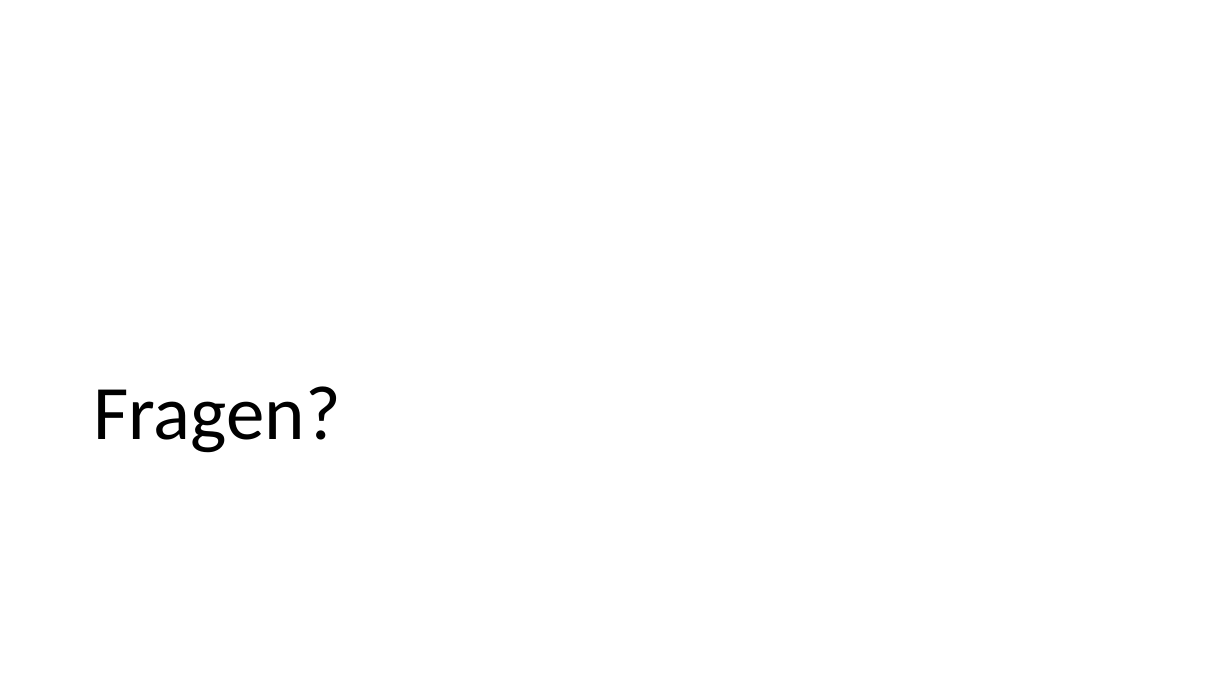
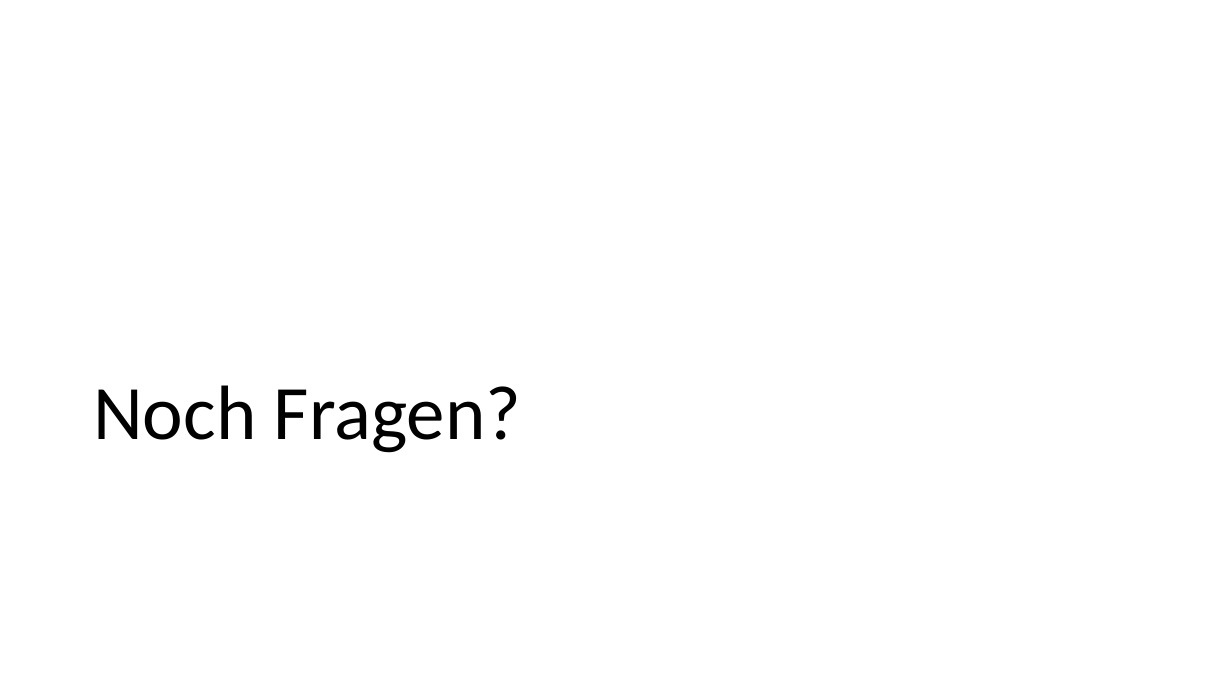
Before and after one commit to FreiFunkMuenster/media-ffms, a slide deck: slide 15 of Vorträge/2016-03-01 Präsentation Schöppingen.pptx (slide 16 before the commit). Drawn at 1232x693 pixels with LibreOffice and Linux fonts; fonts in the diff are those of the drawing. Boxes give left, top, right and bottom in pixels: in the first picture for what was removed or moved away, otherwise in the second. Text is boxed around its words. In the diff, an @@ line names an element or a change of style, - is before the commit and + after.

```diff
--- a/Vorträge/2016-03-01 Präsentation Schöppingen.pptx
+++ b/Vorträge/2016-03-01 Präsentation Schöppingen.pptx
@@ title at box(93, 385, 521, 453): text changed @@
-Fragen?
+Noch Fragen?
```
Also in this commit, not shown: 2 other slides changed, 1 slide removed.
